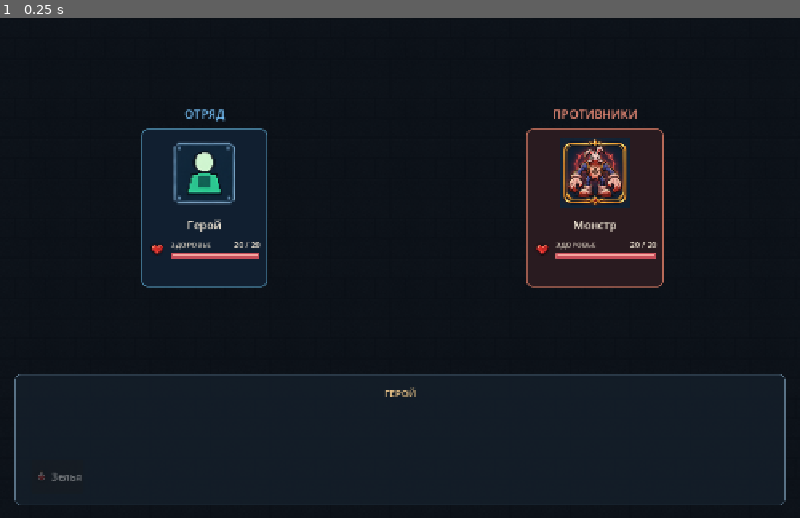
Above: before the commit, frame 1.
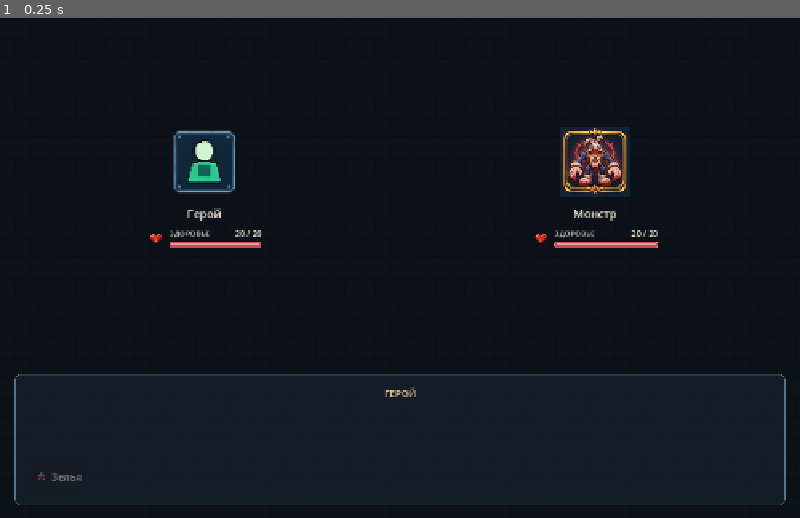
Above: after the commit, the same moment.

Repository: Warpreaktor/Dungeon-Architect
Game: Godot game, scene res://scenes/battle_view.tscn
Two runs of this game, one before a commit and one after it. Both use one fixed random seed, a clock stepped at 60 frames per second and the inputs below. This scene is started directly instead of the project's main scene.
Inputs:
- Up to frame 1 (0.25 s): no input

The runs differ from the first frame. In frame 1, 6.9% of the frame differs, in the area x 17-83%, y 18-54%.

Commit message:
Упрощен верхний блок боевого экрана MIME-Version: 1.0 Content-Type: text/plain; charset=UTF-8 Content-Transfer-Encoding: 8bit

Diff:
--- a/scenes/battle_view.tscn
+++ b/scenes/battle_view.tscn
@@ -70,19 +70,20 @@
 theme_override_constants/separation = 10
 
 [node name="HeroTeamLabel" type="Label" parent="OuterMargin/Main/Battlefield/HeroSide"]
+visible = false
 layout_mode = 2
 theme_override_colors/font_color = Color(0.47, 0.77, 0.99, 1)
 theme_override_font_sizes/font_size = 19
 text = "ОТРЯД"
 horizontal_alignment = 1
 
-[node name="HeroParty" type="GridContainer" parent="OuterMargin/Main/Battlefield/HeroSide"]
+[node name="HeroParty" type="HBoxContainer" parent="OuterMargin/Main/Battlefield/HeroSide"]
 layout_mode = 2
 size_flags_horizontal = 4
 size_flags_vertical = 4
-columns = 2
-theme_override_constants/h_separation = 12
-theme_override_constants/v_separation = 12
+mouse_filter = 2
+alignment = 1
+theme_override_constants/separation = 12
 
 [node name="HeroCard" type="PanelContainer" parent="OuterMargin/Main/Battlefield/HeroSide/HeroParty"]
 custom_minimum_size = Vector2(202, 0)
@@ -247,6 +248,7 @@
 theme_override_constants/separation = 10
 
 [node name="EnemyTeamLabel" type="Label" parent="OuterMargin/Main/Battlefield/EnemySide"]
+visible = false
 layout_mode = 2
 theme_override_colors/font_color = Color(0.98, 0.58, 0.49, 1)
 theme_override_font_sizes/font_size = 19
--- a/scripts/battle_view.gd
+++ b/scripts/battle_view.gd
@@ -36,7 +36,7 @@
 @onready var _enemy_sequence_slots: HBoxContainer = %EnemySequenceSlots
 @onready var _enemy_sequence_scroll: ScrollContainer = $OuterMargin/Main/BottomPanel/ActionsMargin/ActionsColumn/SequenceSides/EnemySequenceScroll
 @onready var _battlefield: HBoxContainer = $OuterMargin/Main/Battlefield
-@onready var _hero_party: GridContainer = $OuterMargin/Main/Battlefield/HeroSide/HeroParty
+@onready var _hero_party: HBoxContainer = $OuterMargin/Main/Battlefield/HeroSide/HeroParty
 @onready var _enemy_party: HBoxContainer = $OuterMargin/Main/Battlefield/EnemySide/EnemyParty
 @onready var _main_enemy_card: PanelContainer = $OuterMargin/Main/Battlefield/EnemySide/EnemyParty/EnemyCard
 @onready var _hero_chain_title: Label = %HeroChainTitle
@@ -236,30 +236,28 @@
 
 
 func _apply_team_styles() -> void:
-	var hero_style := StyleBoxFlat.new()
-	hero_style.bg_color = Color("#111f30")
-	hero_style.border_color = Color("#477f9e")
-	hero_style.set_border_width_all(2)
-	hero_style.set_corner_radius_all(10)
-	var enemy_style := StyleBoxFlat.new()
-	enemy_style.bg_color = Color("#291b20")
-	enemy_style.border_color = Color("#b76a58")
-	enemy_style.set_border_width_all(2)
-	enemy_style.set_corner_radius_all(10)
+	var plain_style := StyleBoxEmpty.new()
 	for card in _hero_party.get_children():
-		(card as PanelContainer).add_theme_stylebox_override("panel", hero_style)
+		(card as PanelContainer).add_theme_stylebox_override("panel", plain_style)
 	for card in _enemy_party.get_children():
-		(card as PanelContainer).add_theme_stylebox_override("panel", enemy_style)
+		(card as PanelContainer).add_theme_stylebox_override("panel", plain_style)
 
 
 func _equalize_hero_cards() -> void:
-	var count: int = 0
+	var visible_cards: Array[Control] = []
 	for node in _hero_party.get_children():
 		var card: Control = node as Control
 		card.custom_minimum_size.y = 0.0
 		if card.visible:
-			count += 1
-	_hero_party.columns = 1 if count < 2 else 2
+			visible_cards.append(card)
+	if visible_cards.is_empty():
+		return
+	var count: int = visible_cards.size()
+	var gap: float = float(_hero_party.get_theme_constant("separation"))
+	var available: float = maxf(_hero_party.size.x - gap * float(count - 1), 0.0)
+	var width: float = minf(202.0, maxf(160.0, available / float(count)))
+	for card in visible_cards:
+		card.custom_minimum_size.x = width
 
 
 func _build_round_controls() -> void:
--- a/tests/test_battle_party_compact_ui.gd
+++ b/tests/test_battle_party_compact_ui.gd
@@ -10,11 +10,11 @@
 	var view: BattleView = scene.instantiate() as BattleView
 	root.add_child(view)
 	await process_frame
-	assert(view._hero_party is GridContainer)
+	assert(view._hero_party is HBoxContainer)
 	assert(view._hero_party.get_parent().name == "HeroSide")
 	assert(view._enemy_party.get_parent().name == "EnemySide")
-	assert((view.get_node("OuterMargin/Main/Battlefield/HeroSide/HeroTeamLabel") as Label).text == "ОТРЯД")
-	assert((view.get_node("OuterMargin/Main/Battlefield/EnemySide/EnemyTeamLabel") as Label).text == "ПРОТИВНИКИ")
+	assert(not (view.get_node("OuterMargin/Main/Battlefield/HeroSide/HeroTeamLabel") as Label).visible)
+	assert(not (view.get_node("OuterMargin/Main/Battlefield/EnemySide/EnemyTeamLabel") as Label).visible)
 	for node_path in [
 		"OuterMargin/Main/Battlefield/HeroSide/HeroParty/HeroCard/HeroMargin/HeroColumn/HeroStats",
 		"OuterMargin/Main/Battlefield/HeroSide/HeroParty/HeroCard/HeroMargin/HeroColumn/HeroPrecisionStats",
@@ -30,7 +30,8 @@
 	view.begin(combat, party[0])
 	await process_frame
 	view._equalize_hero_cards()
-	assert(view._hero_party.columns == 2)
+	assert(view._hero_party.alignment == BoxContainer.ALIGNMENT_CENTER)
+	assert((view.get_node("OuterMargin/Main/Battlefield/HeroSide/HeroParty/HeroCard") as Control).custom_minimum_size.x <= 202.0)
 	for actor_id in ["hero_2", "hero_3", "hero_4"]:
 		assert((view._extra_hero_views[actor_id] as BattleSupportEnemyView).visible)
 
@@ -82,7 +83,7 @@
 	for actor_id in ["hero_3", "hero_4"]:
 		(view._extra_hero_views[actor_id] as Control).hide()
 	view._equalize_hero_cards()
-	assert(view._hero_party.columns == 1)
+	assert((view.get_node("OuterMargin/Main/Battlefield/HeroSide/HeroParty/HeroCard") as Control).custom_minimum_size.x >= 160.0)
 	view.queue_free()
 	await process_frame
 	quit()
